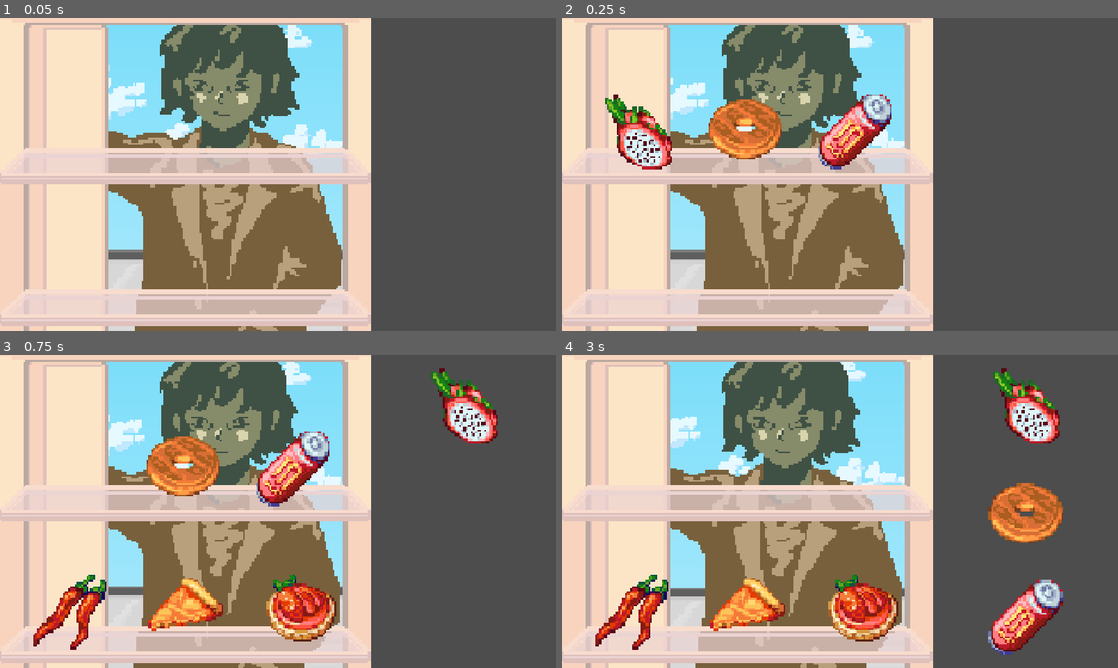
Above: before the commit, frames 1-4 (two rows, left to right).
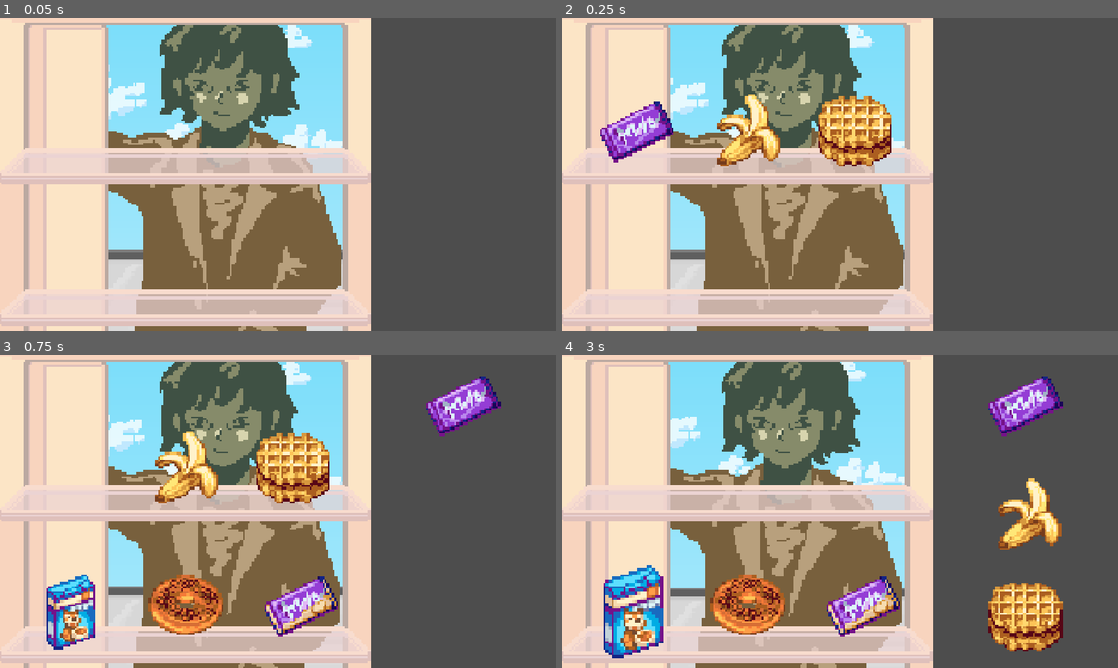
Above: after the commit, the same moments.

Repository: terebigeemu/usydjam
Game: Godot game, scene res://scenes/fridge.tscn
The game is run twice, just before and just after one commit, with the same random seed, the same clock (stepped at 60 frames per second) and the same inputs. This scene is started directly instead of the project's main scene.
Inputs (mouse positions are in pixels of both pictures, inside the frame that each line leads up to):
- Up to frame 1 (0.05 s): no input
- Up to frame 2 (0.25 s): no input
- Up to frame 3 (0.75 s): drag from (77, 467) to (294, 467) at 0.52 s
- Up to frame 4 (3 s): tap Enter at 1.25, 2.75 s; drag from (745, 467) to (634, 608) at 1.27 s; tap Space at 2 s; move the mouse to (856, 467) at 2.02 s; click (856, 467) at 2.17 s; drag from (634, 608) to (745, 467) at 2.77 s

Frame 1 is identical in both runs. In frame 2, 7.1% of the frame differs, in the area x 6-60%, y 24-49%; in frame 3, 13%; in frame 4, 14%, in the area x 6-91%, y 4-97%.

Commit message:
inventory management

Diff:
--- a/scenes/fridge.tscn
+++ b/scenes/fridge.tscn
@@ -1302,10 +1302,10 @@
 shape = SubResource("CircleShape2D_buvrw")
 
 [node name="DoorStatus" type="Label" parent="." unique_id=403201848]
-offset_left = 14.0
-offset_top = -38.0
-offset_right = 99.0
-offset_bottom = -15.0
+offset_left = 33.0
+offset_top = -100.0
+offset_right = 118.0
+offset_bottom = -77.0
 text = "InitialState"
 
 [node name="ParallaxBackground" type="ParallaxBackground" parent="." unique_id=949502797]
@@ -1365,3 +1365,6 @@
 [connection signal="input_event" from="Area4" to="." method="_on_cell_input_event" binds= [NodePath("Area4/Cell4"), 4]]
 [connection signal="input_event" from="Area5" to="." method="_on_cell_input_event" binds= [NodePath("Area5/Cell5"), 5]]
 [connection signal="input_event" from="Area6" to="." method="_on_cell_input_event" binds= [NodePath("Area6/Cell6"), 6]]
+[connection signal="input_event" from="Stash100" to="." method="_on_stash_input_event" binds= [NodePath("Stash100/Cell100"), 0]]
+[connection signal="input_event" from="Stash101" to="." method="_on_stash_input_event" binds= [NodePath("Stash101/Cell101"), 1]]
+[connection signal="input_event" from="Stash102" to="." method="_on_stash_input_event" binds= [NodePath("Stash102/Cell102"), 2]]
--- a/scripts/fridge.gd
+++ b/scripts/fridge.gd
@@ -1,4 +1,5 @@
 # author: adrian
+# don't ask what i'm doing as i have gone insane
 
 extends Node
 
@@ -16,7 +17,15 @@
 var rng = RandomNumberGenerator.new()
 var turn_counter = 0
 var level = 0
+
+const swap_inventory_index_empty: int = 69420 # this should break the code if used
+
+# registers
+
 var enable_stash_edits = false
+var swap_in_progress = false
+var swap_cell_id
+var swap_inventory_index: int = swap_inventory_index_empty
 
 # item values (should be equal to frame ids)
 # should initially be empty
@@ -72,11 +81,10 @@
 
 	for i in cell_array:
 		await get_tree().create_timer(0.05).timeout
-		cell_item_array[n_cell] = rng.randi_range(0, 45)
+		cell_item_array[n_cell] = rng.randi_range(0, 156)
 		i.frame = cell_item_array[n_cell]
 		i.visible = true
 		n_cell += 1
-
 
 	print("Cell array: " + str(cell_array))
 	print("Cell item array: " + str(cell_item_array))
@@ -103,6 +111,8 @@
 
 	# todo: detect hoverover
 
+	# todo: swap fn for fridge
+
 func stash_fill(cell_id, item_no, inventory_index):
 
 	var cell_selected: AnimatedSprite2D = get_node(cell_id)
@@ -112,8 +122,21 @@
 	var is_filled: bool = false
 	var n_count: int = 0
 
-	if stash_item_array.has(item_empty) == false:
-		print("your stash is full")
+	if cell_item_array[inventory_index] == item_empty:
+		return
+	elif stash_item_array.has(item_empty) == false:
+		# if the stash is full, then swap the item instead with one that the user chooses
+
+		# grow the item to show it has been selected
+		cell_selected.scale *= 1.25
+
+		# change registers
+		enable_stash_edits = false
+		swap_in_progress = true
+		swap_cell_id = cell_id
+		swap_inventory_index = inventory_index
+
+		# handover to _on_stash_input_event or _on_cell_input_event
 	else:
 		for i in stash_item_array: # i = returns id in stash_item_array
 
@@ -142,20 +165,149 @@
 
 	print("clicked " + str(cell_id))
 
-	# sorry i forgot about zero indexing and its cooked now
+	# sorry i forgot about zero indexing and its cooked now and not bothered to change each signal manually
 
 	if inventory_index < 99: # normal cell
 		inventory_index -= 1
 		item_id = cell_item_array[inventory_index]
 
-	stash_fill(cell_id, item_id, inventory_index)
-
-	# extra_arg_0 = cell_id
-	# extra_arg_1 = index in array + 1 for normal cells, index in array + 100 for stash
+	if item_id != item_empty:
+		stash_fill(cell_id, item_id, inventory_index)
+
+func fridge_fill(cell_id, item_no, inventory_index):
+
+	# literally just copied and pasted but i reversed everything LMFAO
+
+	var stash_selected: AnimatedSprite2D = get_node(cell_id)
+
+	print("calling fridge_fill with param " + str(cell_id) + " and " + str(item_no))
+
+	var is_filled: bool = false
+	var n_count: int = 0
+
+	if stash_item_array[inventory_index] == item_empty:
+		return
+	elif stash_item_array.has(item_empty) == false:
+		# if the stash is full, then swap the item instead with one that the user chooses
+
+		# grow the item to show it has been selected
+		stash_selected.scale *= 1.25
+
+		# change registers
+		enable_stash_edits = false
+		swap_in_progress = true
+		swap_cell_id = cell_id
+		swap_inventory_index = inventory_index
+
+		# handover to _on_stash_input_event or _on_cell_input_event
+	else:
+		for i in cell_item_array: # i = returns id in cell_item_array
+
+			var cell_selected: AnimatedSprite2D = cell_array[n_count]
+
+			if is_filled == true:
+				# if a slot has already been filled during this function execution, break the return function
+				print("Filled - break loop")
+				break
+			elif i == item_empty and is_filled != true:
+				# if a slot is empty, use that slot
+				cell_item_array[n_count] = item_no
+				cell_selected.frame = item_no
+				stash_item_array[inventory_index] = item_empty
+				stash_selected.frame = item_empty
+				print("updated stash_selected.frame = " + str(item_no) + " for " + str(cell_selected))
+				is_filled = true
+
+			n_count += 1
+
+		is_filled = false # reset filled variable and end the function
+
+func fridge_edit(cell_id, inventory_index, viewport: Node, event: InputEvent, shape_idx: int) -> void:
+	var cell_selected: AnimatedSprite2D = get_node(cell_id)
+	var item_id: int
+
+	# i have now remembered zero indexing
+	item_id = stash_item_array[inventory_index]
+
+	print("clicked " + str(cell_id))
+
+	if item_id != item_empty:
+		fridge_fill(cell_id, item_id, inventory_index)
+
+func swap_helper(dest_cell_id, dest_inventory_index, dest_cell_type):
+
+	# dest_cell_type type: 0 = player clicked on normal cell, 1 = player clicked on stash cell
+
+	var cell_selected: AnimatedSprite2D = get_node(dest_cell_id)
+	var swap_cell: AnimatedSprite2D = get_node(swap_cell_id)
+
+	var item_id: int
+
+	# sorry i forgot about zero indexing and its cooked now
+	# and not bothered to change each signal manually
+
+	print("swap helper engaged")
+
+	if dest_cell_type == 0: # player clicked on normal cell
+		dest_inventory_index -= 1
+
+		if cell_item_array[dest_inventory_index] == item_empty:
+			return
+		else:
+			print("player clicked on normal cell")
+			print("dest_inventory_index = " + str(dest_inventory_index))
+			print("swap_inventory_index = " + str(swap_inventory_index))
+
+			var temp = cell_item_array[dest_inventory_index]
+
+			cell_item_array[dest_inventory_index] = stash_item_array[swap_inventory_index]
+			stash_item_array[swap_inventory_index] = temp
+
+			cell_selected.frame = cell_item_array[dest_inventory_index]
+			swap_cell.frame = stash_item_array[swap_inventory_index]
+
+	elif dest_cell_type == 1: # player clicked on stash cell
+
+		if stash_item_array[dest_inventory_index] == item_empty:
+			return
+
+		else:
+			print("player clicked on stash cell")
+			print("dest_inventory_index = " + str(dest_inventory_index))
+			print("swap_inventory_index = " + str(swap_inventory_index))
+
+			var temp = stash_item_array[dest_inventory_index]
+
+			stash_item_array[dest_inventory_index] = cell_item_array[swap_inventory_index]
+			cell_item_array[swap_inventory_index] = temp
+
+			cell_selected.frame = stash_item_array[dest_inventory_index]
+			swap_cell.frame = cell_item_array[swap_inventory_index]
+
+	# reset registers
+
+	swap_cell.scale *= 0.8
+	enable_stash_edits = true
+	swap_cell_id = 0;
+	swap_inventory_index = swap_inventory_index_empty
+	swap_in_progress = false
+
+# extra_arg_0 = cell_id
+# extra_arg_1 = index in array + 1 for normal cells, index in array + 100 for stash
 func _on_cell_input_event(viewport: Node, event: InputEvent, shape_idx: int, extra_arg_0: NodePath, extra_arg_1: int) -> void:
 	if event is InputEventMouseButton and event.pressed:
-		if event.button_index == MOUSE_BUTTON_LEFT and enable_stash_edits == true:
+		if event.button_index == MOUSE_BUTTON_LEFT and enable_stash_edits == true and swap_in_progress == false:
 			stash_edit(extra_arg_0, extra_arg_1, viewport, event, shape_idx)
+		elif event.button_index == MOUSE_BUTTON_LEFT and enable_stash_edits == false and swap_in_progress == true:
+			swap_helper(extra_arg_0, extra_arg_1, 0)
+
+
+func _on_stash_input_event(viewport: Node, event: InputEvent, shape_idx: int, extra_arg_0: NodePath, extra_arg_1: int) -> void:
+	if event is InputEventMouseButton and event.pressed:
+		if event.button_index == MOUSE_BUTTON_LEFT and enable_stash_edits == true and swap_in_progress == false:
+			fridge_edit(extra_arg_0, extra_arg_1, viewport, event, shape_idx)
+		elif event.button_index == MOUSE_BUTTON_LEFT and enable_stash_edits == false and swap_in_progress == true:
+			swap_helper(extra_arg_0, extra_arg_1, 1)
 
 # Called every frame. 'delta' is the elapsed time since the previous frame.
 func _process(delta: float) -> void:
